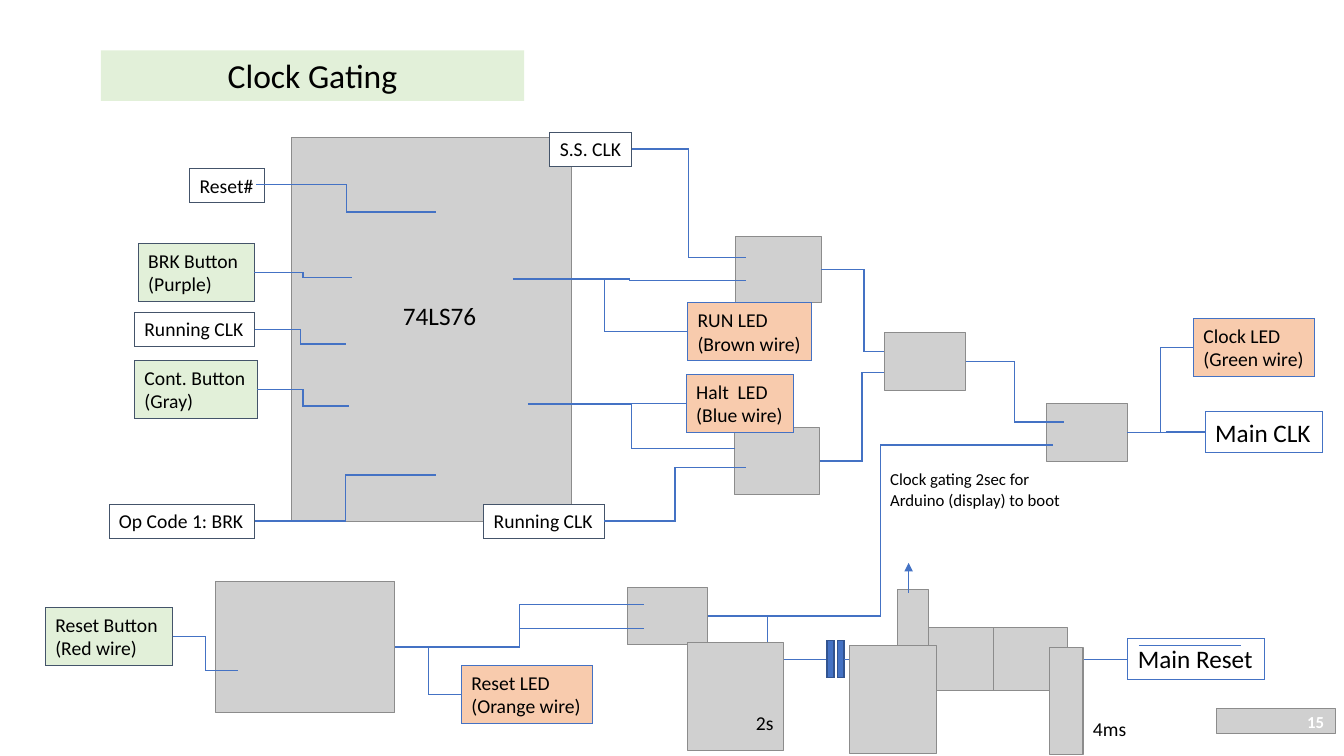
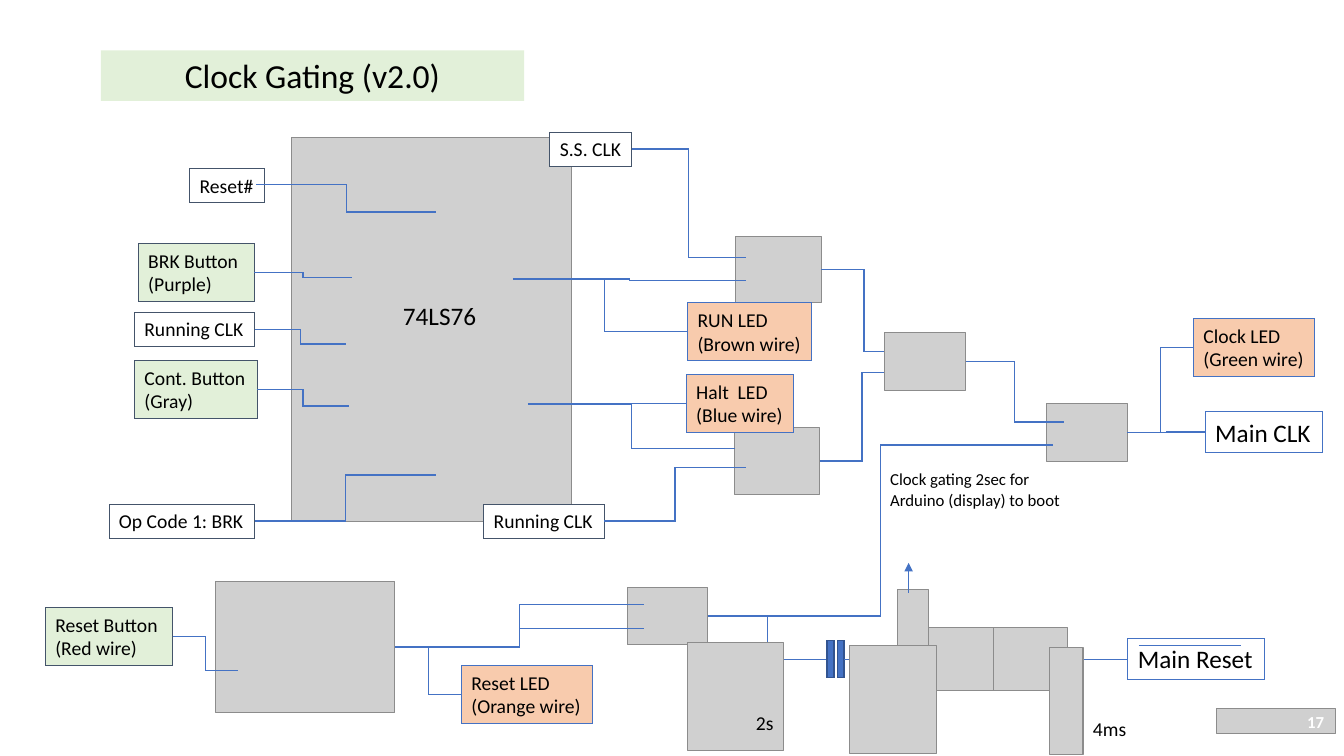
Before and after one commit to gilkeidar/ByteFrost, a slide deck: slide 17 of Documentation/ByteFrost v3.0.pptx (slide 15 before the commit). Drawn at 1344x756 pixels with LibreOffice and Linux fonts; fonts in the diff are those of the drawing; grey boxes stand for pictures; background and template pictures are left out. Boxes give left, top, right and bottom in pixels: in the first picture for what was removed or moved away, otherwise in the second. Text is boxed around its words. In the diff, an @@ line names an element or a change of style, - is before the commit and + after.

```diff
--- a/Documentation/ByteFrost v3.0.pptx
+++ b/Documentation/ByteFrost v3.0.pptx
@@ title at (185,63,440,94): text changed @@
-Clock Gating
+Clock Gating (v2.0)
@@ page number at (1307,717,1324,728): text changed @@
-15
+17
```
Also in this commit, not shown: 7 other slides changed, 5 slides added, 6 slides removed, 1 other file.
